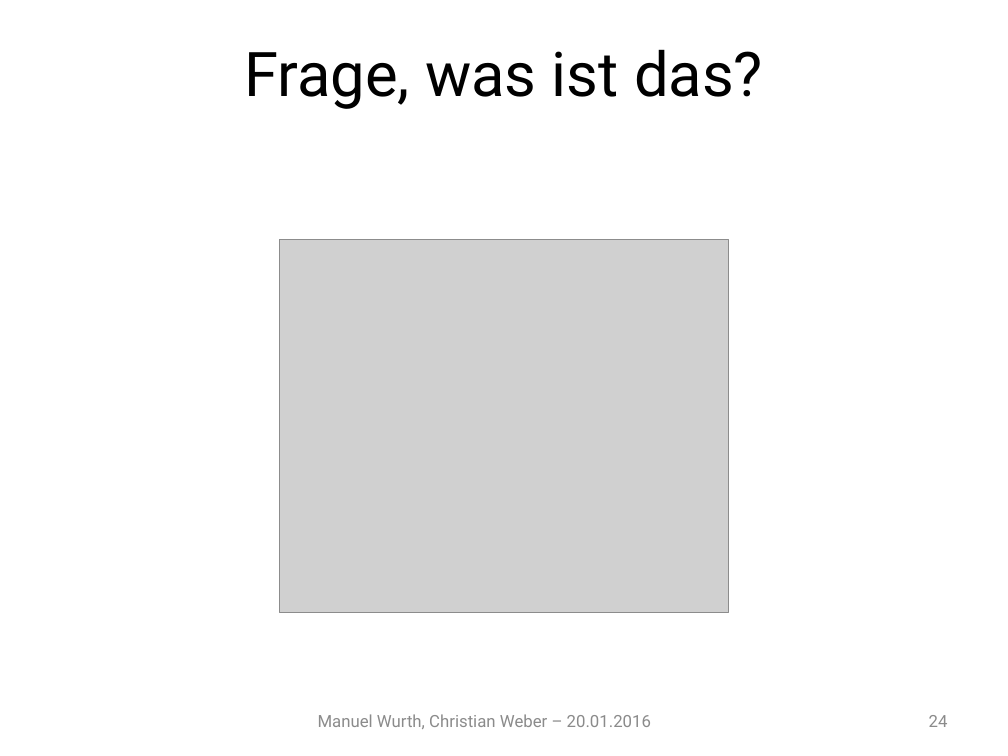
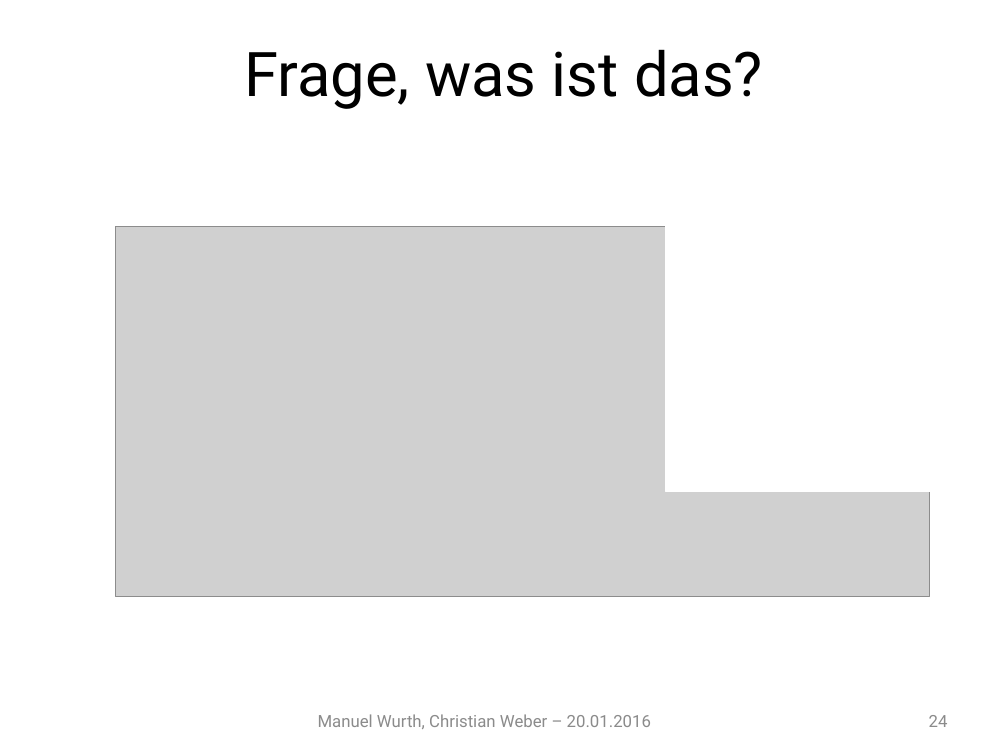
Before and after one commit to Mudvayne/FischertechnikSimulator, a slide deck: slide 24 of Documentation/Präsentation/Präsentation.pptx. Drawn at 1008x756 pixels with LibreOffice and Linux fonts; fonts in the diff are those of the drawing; grey boxes stand for pictures; background and template pictures are left out. Boxes give left, top, right and bottom in pixels: in the first picture for what was removed or moved away, otherwise in the second. Text is boxed around its words. In the diff, an @@ line names an element or a change of style, - is before the commit and + after.

Commit message:
Replaced Pictures of Code with Word representations

```diff
--- a/Documentation/Präsentation/Präsentation.pptx
+++ b/Documentation/Präsentation/Präsentation.pptx
@@ rectangle added at <box>666,173,1008,491</box>, fill #FFFFFF, outline #FFFFFF 0.75 pt @@
@@ picture: place and size @@
-picture at <box>279,239,729,612</box>
+picture at <box>115,227,929,597</box>
```
Also in this commit, not shown: 5 other slides changed.
